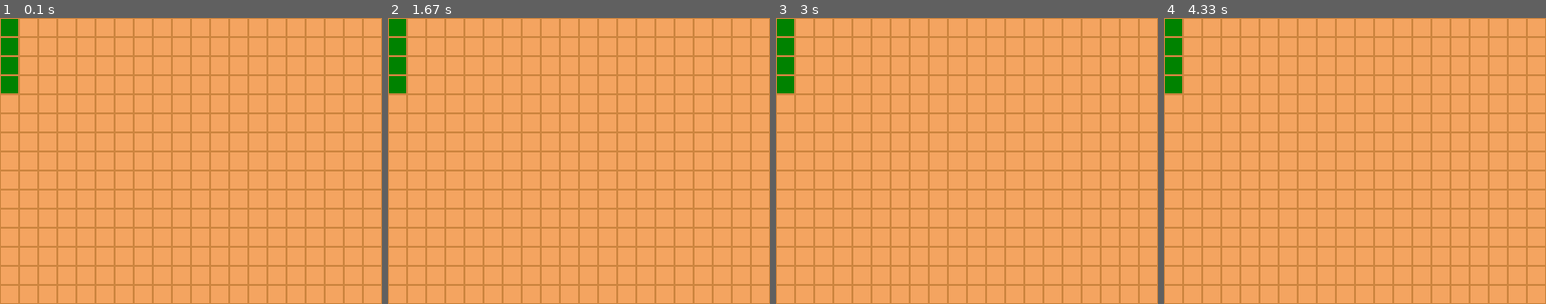
Above: before the commit, frames 1-4 (left to right).
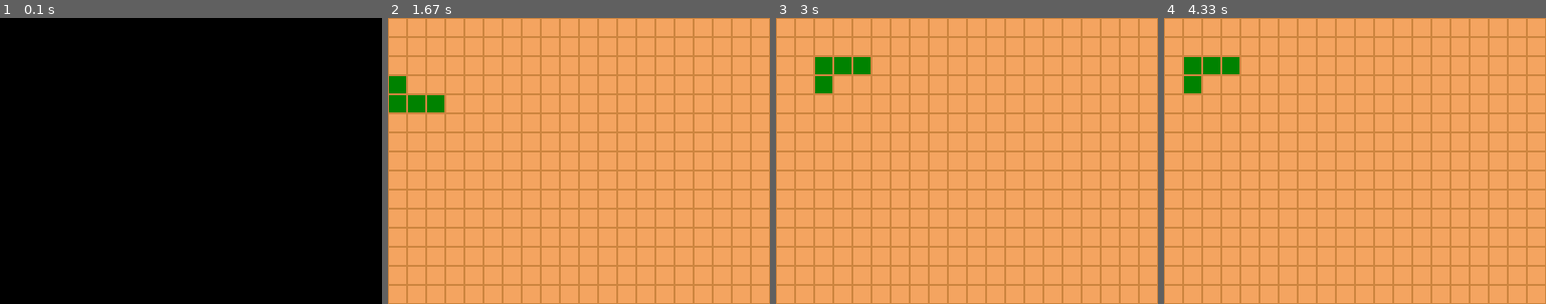
Above: after the commit, the same moments.

Repository: tjmlehtinen/kodarit2_syksy_2025
Game: pygame game, started from matopeli.py
Two runs of this game, one before a commit and one after it. Both use one fixed random seed, a clock stepped at 60 frames per second and the inputs below.
Inputs:
- Up to frame 1 (0.1 s): no input
- Up to frame 2 (1.67 s): tap Enter at 0.33 s; hold Right 0.67-1.13 s; hold Up from 1.17 s (still down)
- Up to frame 3 (3 s): release Up at 1.8 s; hold Right 1.83-2.63 s; hold Left from 2.67 s (still down)
- Up to frame 4 (4.33 s): release Left at 3.55 s; hold Down from 3.58 s (still down)

The runs differ from the first frame. In frame 1, 100% of the frame differs, in the area x 0-100%, y 0-100%; in frame 2, 1.6%; in frame 3, 2.2%; in frame 4, 2.2%.

Commit message:
10112025

Diff:
--- a/matopeli.py
+++ b/matopeli.py
@@ -45,17 +45,65 @@
 VASEN = 1
 YLOS = 2
 OIKEA = 3
+suunta = ALAS
+
+# madon liikuttaminen
+def liikuta_matoa():
+    # otetaan madon pään koordinaatit talteen
+    paa_x, paa_y = mato[-1]
+    # lasketaan uusi pää
+    if suunta == ALAS:
+        uusi_paa = (paa_x, paa_y + 1)
+    elif suunta == OIKEA:
+        uusi_paa = (paa_x + 1, paa_y)
+    elif suunta == VASEN:
+        uusi_paa = (paa_x - 1, paa_y)
+    elif suunta == YLOS:
+        uusi_paa = (paa_x, paa_y - 1)
+    # lisätään uusi pää matoon
+    mato.append(uusi_paa)
+    # poistetaan madon viimeinen pala
+    mato.pop(0)
+
+# meneekö mato yli reunan
+def mato_yli_reunan():
+    paa_x, paa_y = mato[-1]
+    if paa_x < 0:
+        return True
+    return False
+
+# kello
+kello = pygame.time.Clock()
 
 # peliluuppi
 while True:
+    # nopeus eli kertoja sekunnissa
+    kello.tick(3)
     # tapahtumat
     for tapahtuma in pygame.event.get():
         # onko lopetus
         if tapahtuma.type == pygame.QUIT:
             pygame.quit()
             sys.exit()
+        # onko tapahtuma näppäimen painallus
+        if tapahtuma.type == pygame.KEYDOWN:
+            # onko näppäin nuoli oikealle
+            if tapahtuma.key == pygame.K_RIGHT:
+                suunta = OIKEA
+            # nuoli vasemmalle
+            elif tapahtuma.key == pygame.K_LEFT:
+                suunta = VASEN
+            # nuoli alas
+            elif tapahtuma.key == pygame.K_DOWN:
+                suunta = ALAS
+            # nuoli ylös
+            elif tapahtuma.key == pygame.K_UP:
+                suunta = YLOS
     piirra_tausta()
     piirra_mato()
     pygame.display.update()
+    liikuta_matoa()
+    if mato_yli_reunan():
+        break
 
 pygame.quit()
